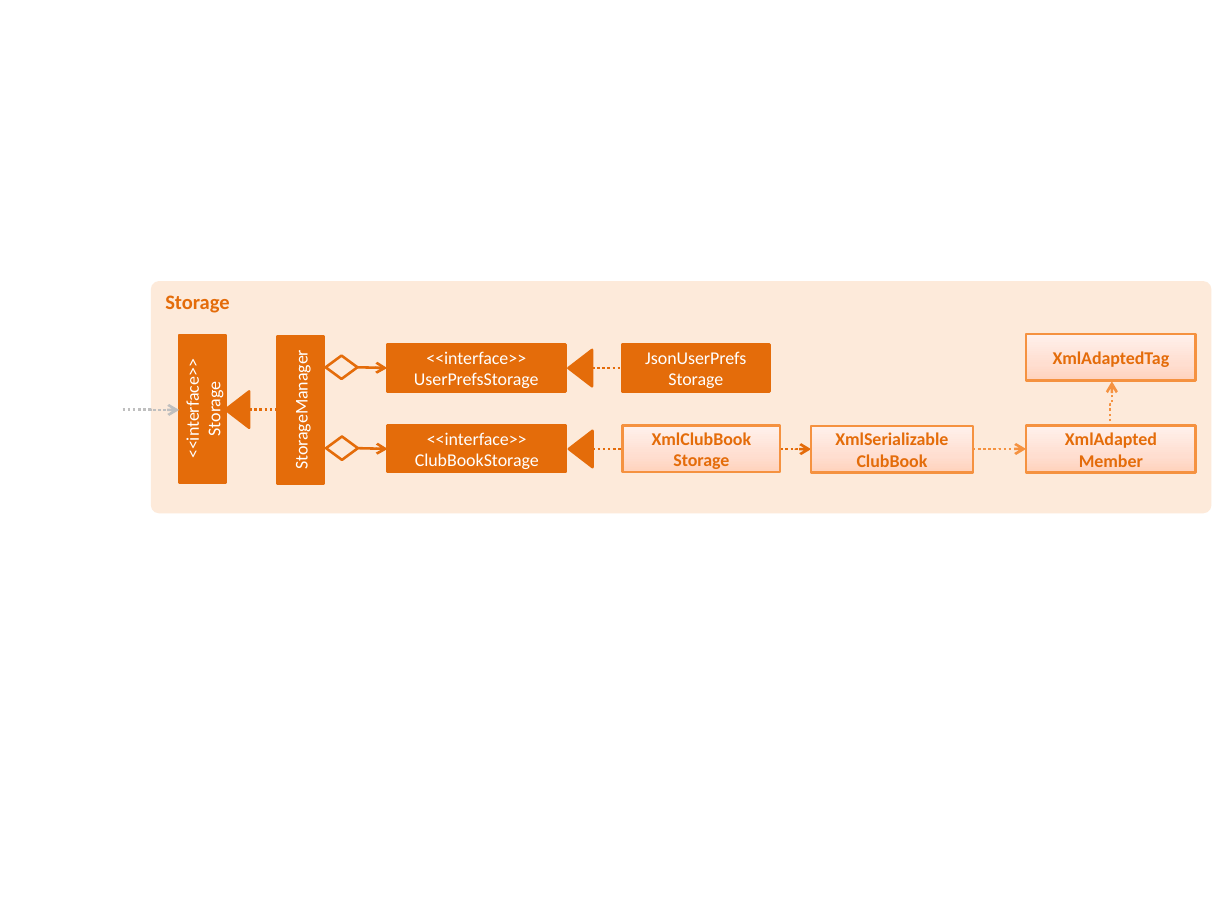
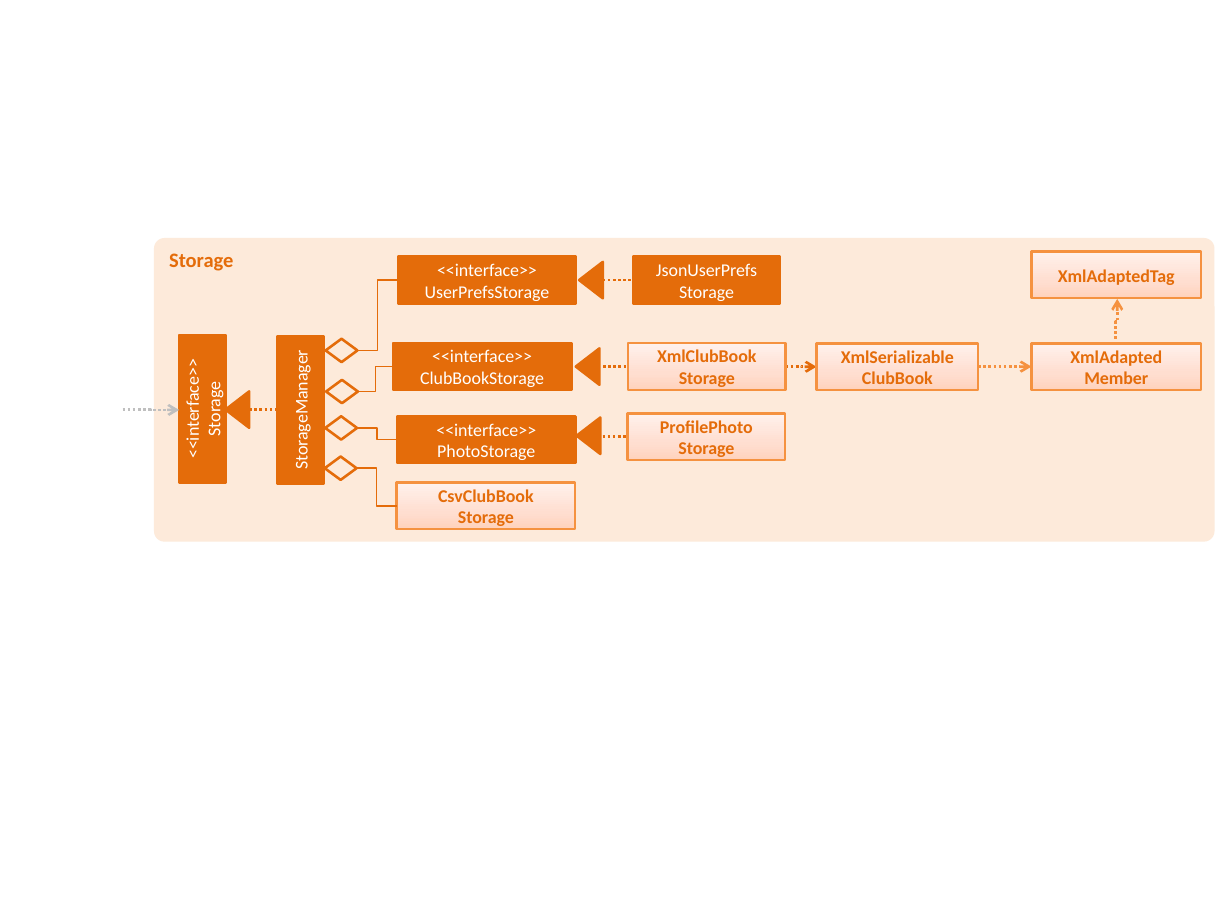
Before and after one commit to yash-chowdhary/addressbook-level4, a slide deck: slide 1 of docs/diagrams/StorageComponentClassDiagram.pptx. Drawn at 1232x924 pixels with LibreOffice and Linux fonts; fonts in the diff are those of the drawing. Boxes give left, top, right and bottom in pixels: in the first picture for what was removed or moved away, otherwise in the second. Text is boxed around its words. In the diff, an @@ line names an element or a change of style, - is before the commit and + after.

Commit message:
DG updates Use PhotoStorage interface in Storage instead of the class

```diff
--- a/docs/diagrams/StorageComponentClassDiagram.pptx
+++ b/docs/diagrams/StorageComponentClassDiagram.pptx
@@ rounded rectangle "Storage": place and size @@
-rounded rectangle "Storage" at bbox=[150, 281, 1211, 513]
+rounded rectangle "Storage" at bbox=[154, 238, 1215, 542]
@@ triangle: place and size @@
-triangle at bbox=[569, 349, 592, 386]
+triangle at bbox=[580, 262, 603, 299]
@@ elbow line added from (357, 350) to (398, 280), #E46C0A 0.75 pt @@
@@ 2 rectangles, 1 elbow line: place and size @@
-2 rectangles, 1 elbow line at bbox=[387, 345, 770, 392]
+2 rectangles, 1 elbow line at bbox=[398, 256, 781, 303]
@@ 2 elbow arrows, 1 rectangle, 1 triangle: place and size @@
-2 elbow arrows, 1 rectangle, 1 triangle at bbox=[570, 334, 1196, 468]
+2 elbow arrows, 1 rectangle, 1 triangle at bbox=[576, 251, 1201, 385]
@@ diamond: place and size @@
-diamond at bbox=[325, 356, 357, 379]
+diamond at bbox=[325, 339, 357, 362]
@@ diamond: place and size @@
-diamond at bbox=[326, 436, 359, 460]
+diamond at bbox=[326, 379, 359, 403]
@@ arrow removed from (357, 367) to (387, 368) @@
@@ elbow line added from (359, 392) to (393, 366), #E46C0A 0.75 pt @@
@@ 4 rectangles, 1 elbow arrow, 1 elbow line: place and size @@
-4 rectangles, 1 elbow arrow, 1 elbow line at bbox=[388, 425, 1196, 473]
+4 rectangles, 1 elbow arrow, 1 elbow line at bbox=[393, 344, 1201, 391]
@@ diamond added at bbox=[325, 416, 357, 440], outline #E46C0A 1.5 pt @@
@@ rectangle added at bbox=[397, 416, 575, 463], fill #E46C0A, outline #E46C0A 1.5 pt, 10.5 pt, text #FFFFFF @@
+<<interface>>
+PhotoStorage
@@ triangle added at bbox=[577, 417, 601, 454], fill #E46C0A, outline #E46C0A 1.5 pt @@
@@ rectangle added at bbox=[627, 414, 785, 461], fill gradient #FFD2BD to #FFDED0 to #FFF2ED, outline #F69240 1.5 pt, 10.5 pt, text #E46C0A, bold @@
+ProfilePhoto
+Storage
@@ elbow line added from (357, 428) to (397, 440), #E46C0A 0.75 pt @@
@@ arrow removed from (359, 448) to (388, 448) @@
@@ elbow line added from (598, 436) to (627, 436), #E46C0A 1.5 pt dashed @@
@@ diamond added at bbox=[325, 457, 357, 480], outline #E46C0A 1.5 pt @@
@@ elbow line added from (356, 468) to (397, 506), #E46C0A 0.75 pt @@
@@ rectangle added at bbox=[397, 483, 575, 530], fill gradient #FFD2BD to #FFDED0 to #FFF2ED, outline #F69240 1.5 pt, 10.5 pt, text #E46C0A, bold @@
+CsvClubBook
+Storage
```
Also in this commit, not shown: 9 other files.
